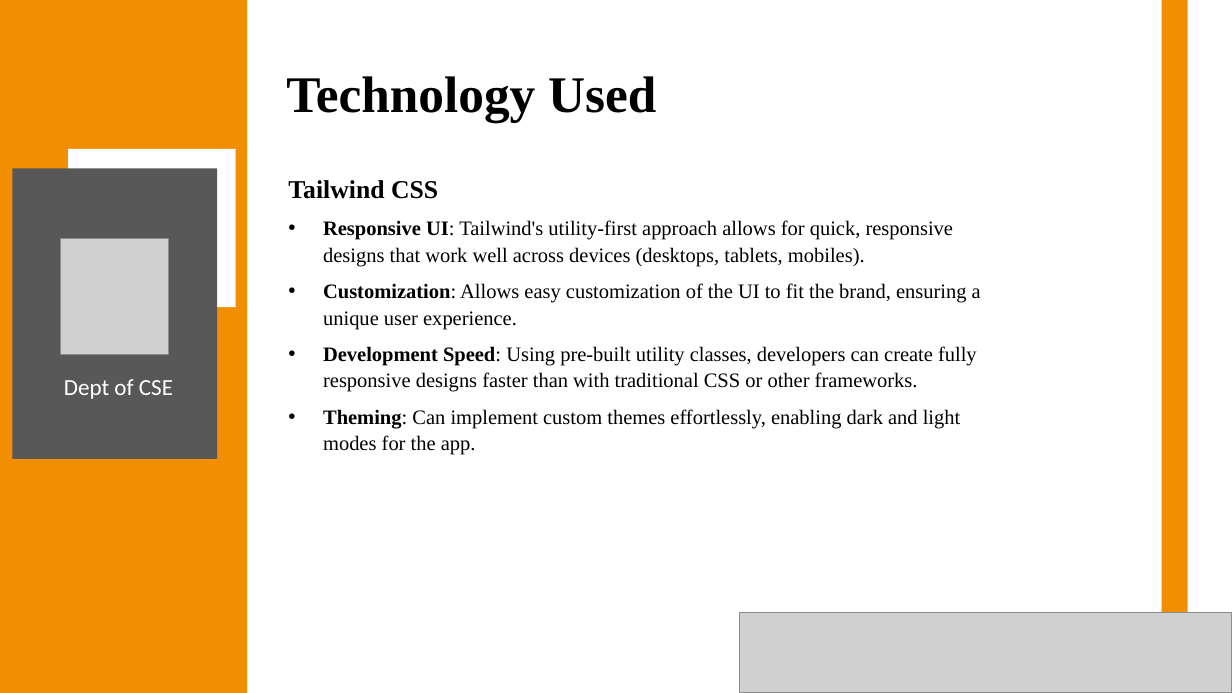
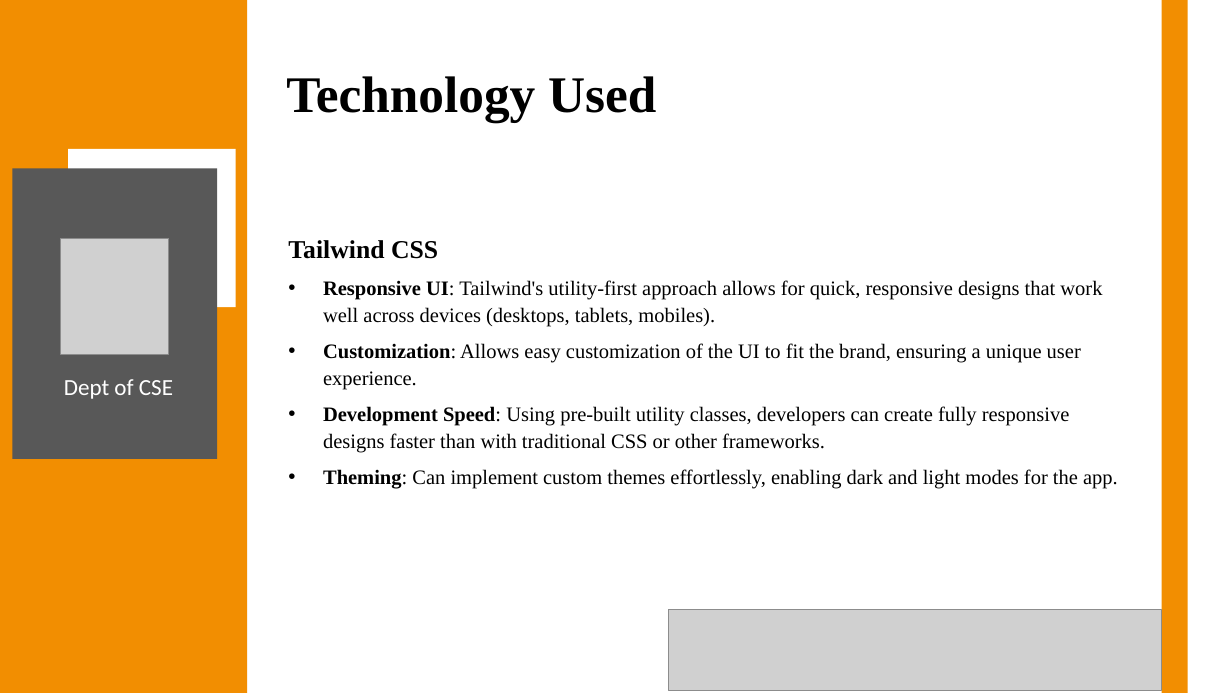
Before and after one commit to Anish202020/7th-Semester, a slide deck: slide 14 of Report & PPT/Project Work/Ppt/Callify Synopsis.pptx (slide 13 before the commit). Drawn at 1232x693 pixels with LibreOffice and Linux fonts; fonts in the diff are those of the drawing; grey boxes stand for pictures. Boxes give left, top, right and bottom in pixels: in the first picture for what was removed or moved away, otherwise in the second. Text is boxed around its words. In the diff, an @@ line names an element or a change of style, - is before the commit and + after.

```diff
--- a/Report & PPT/Project Work/Ppt/Callify Synopsis.pptx
+++ b/Report & PPT/Project Work/Ppt/Callify Synopsis.pptx
@@ text "Tailwind CSS" rewrapped from bbox=[288, 180, 981, 455] to bbox=[288, 240, 1118, 489] @@
@@ picture: place and size @@
-picture at bbox=[739, 613, 1232, 693]
+picture at bbox=[669, 610, 1162, 690]
```
Also in this commit, not shown: 12 other slides changed, 1 slide added.
